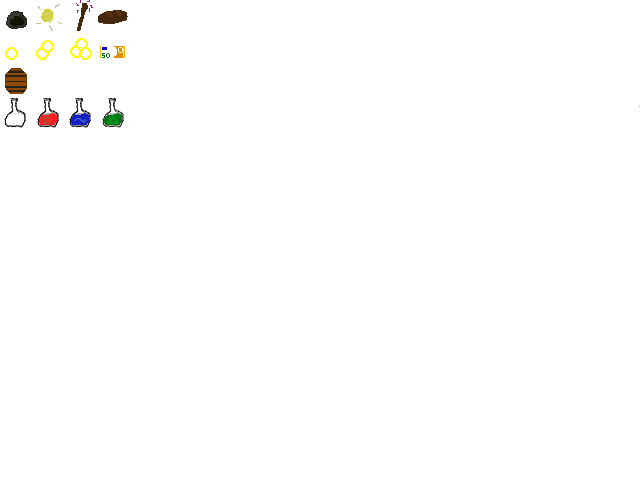
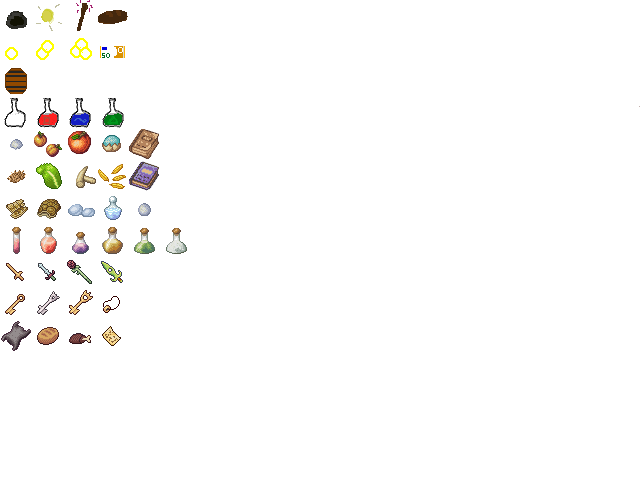
Revision of a layered 640 x 480 image; what changed, layer by layer:
painted on "Hintergrund" over [1, 129, 187, 351]
